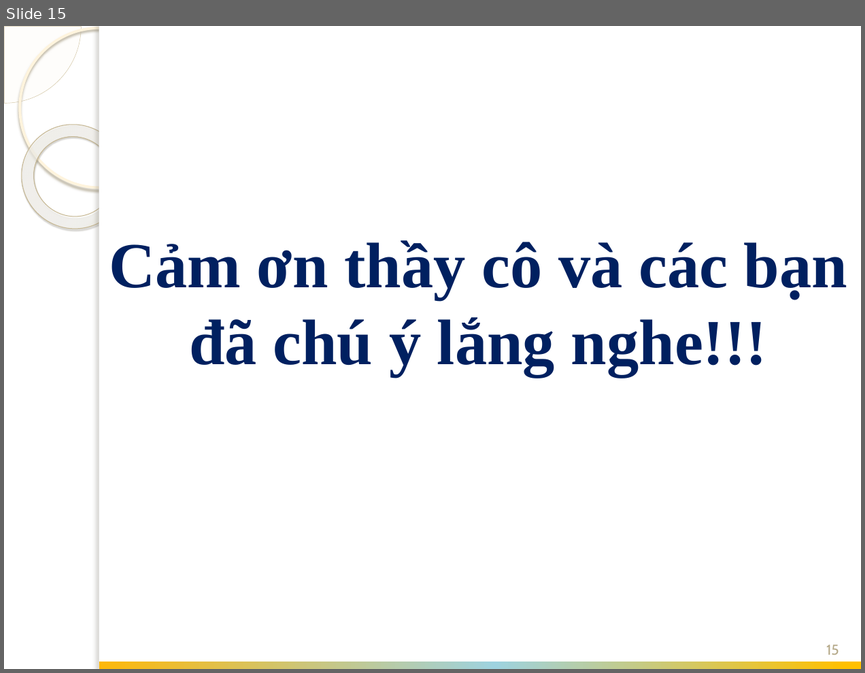
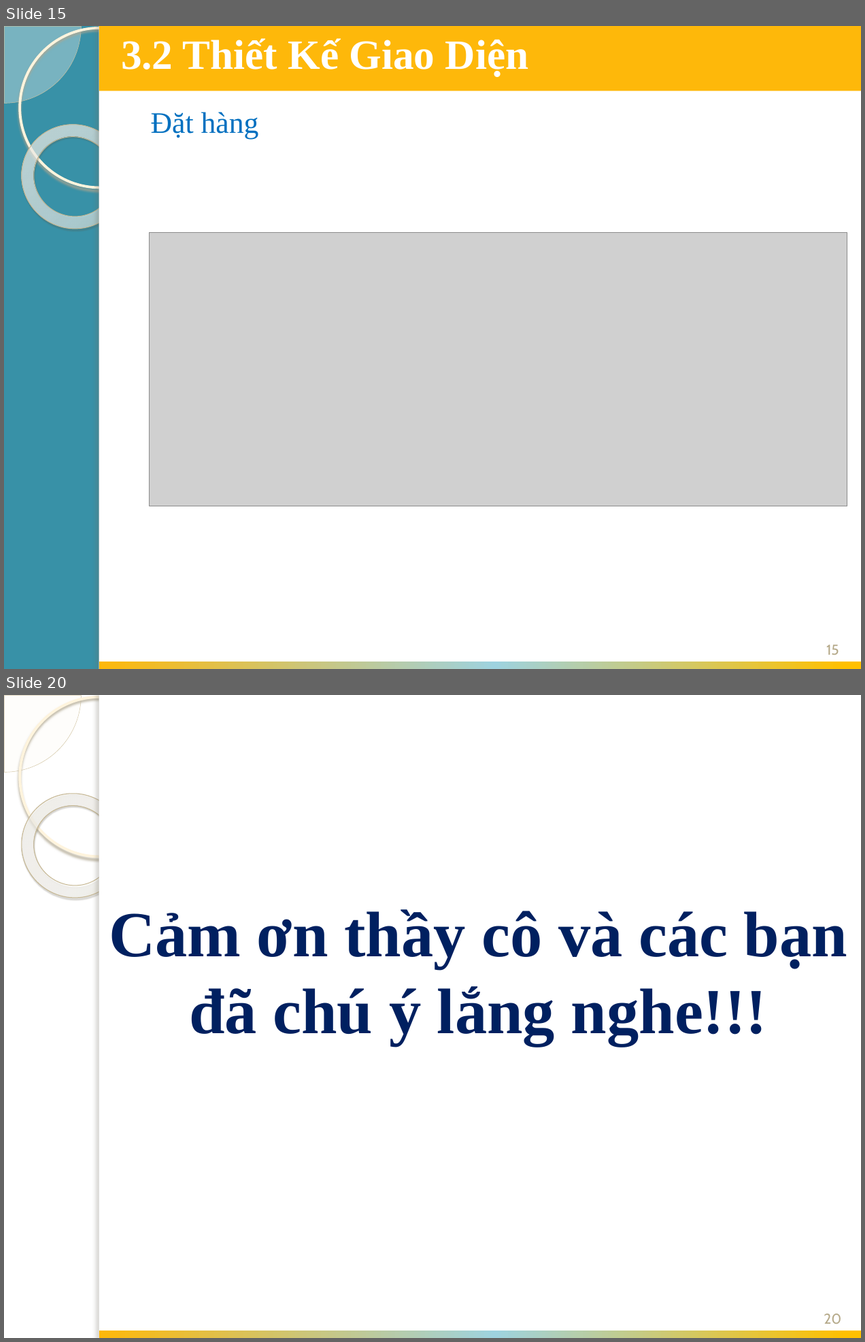
Before and after one commit to chiendv1992/webbanhang, a slide deck: bc/slide bv.pptx. Shown one above the other, each under a label of ours: slide 15 before the commit, slides 15 and 20 after it; the slides between them are not shown. The pictures are 865x673 and 865x1342 pixels, drawn with LibreOffice and Linux fonts; fonts in the diff are those of the drawing; grey boxes stand for pictures; background and template pictures are left out. Boxes give left, top, right and bottom in pixels: in the first picture for what was removed or moved away, otherwise in the second. Text is boxed around its words. In the diff, an @@ line names an element or a change of style, - is before the commit and + after.

```diff
--- a/bc/slide bv.pptx
+++ b/bc/slide bv.pptx
@@ slide 15 added at box(4, 26, 861, 669), background #3891A7; not listed: 5 template elements that a slide beside it also shows @@
@@ rectangle added at box(99, 26, 861, 91), fill #FEB80A @@
@@ text added at box(121, 38, 528, 77), 35 pt, text #FFFFFF, bold @@
+3.2 Thiết Kế Giao Diện
@@ text added at box(151, 112, 259, 138), 25 pt, text #0070C0 @@
+Đặt hàng
@@ picture added at box(149, 233, 847, 506) @@
@@ page number added at box(826, 644, 839, 654), 12 pt, text #B6A98A @@
+15
@@ rectangle added at box(99, 662, 861, 669), fill gradient #FEB80A to #9ED2DF to #FFC000 @@
@@ what was slide 15 is now slide 20 @@
@@ page number at box(823, 1313, 841, 1323): text changed @@
-15
+20
```
Also in this commit, not shown: 13 slides changed, 4 other slides added, 21 other files.
